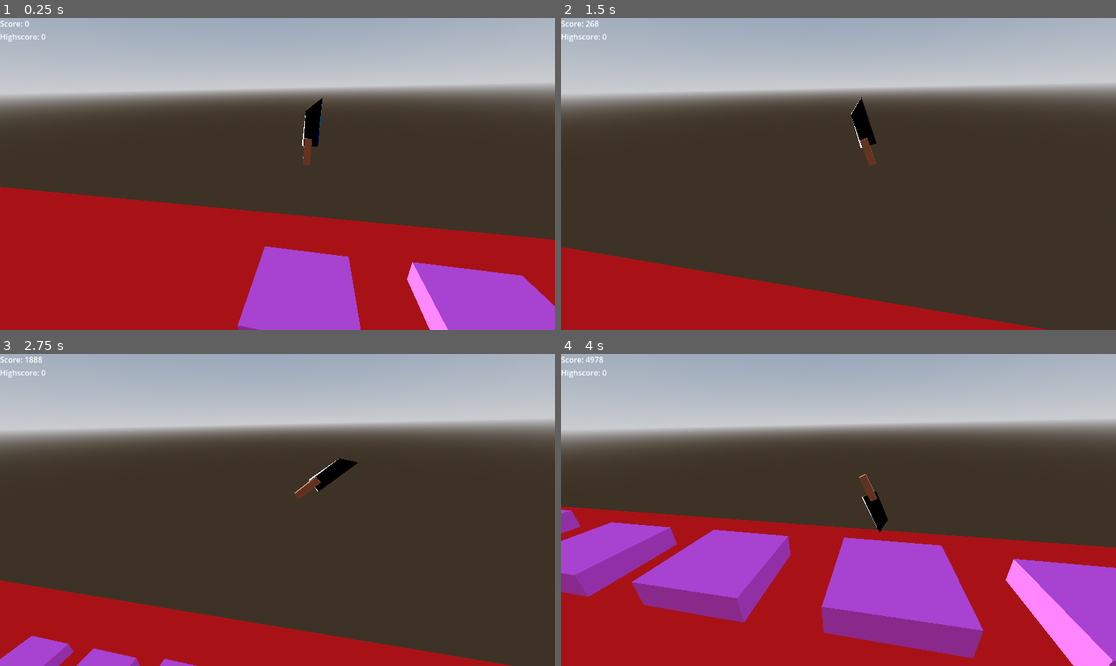
Above: before the commit, frames 1-4 (two rows, left to right).
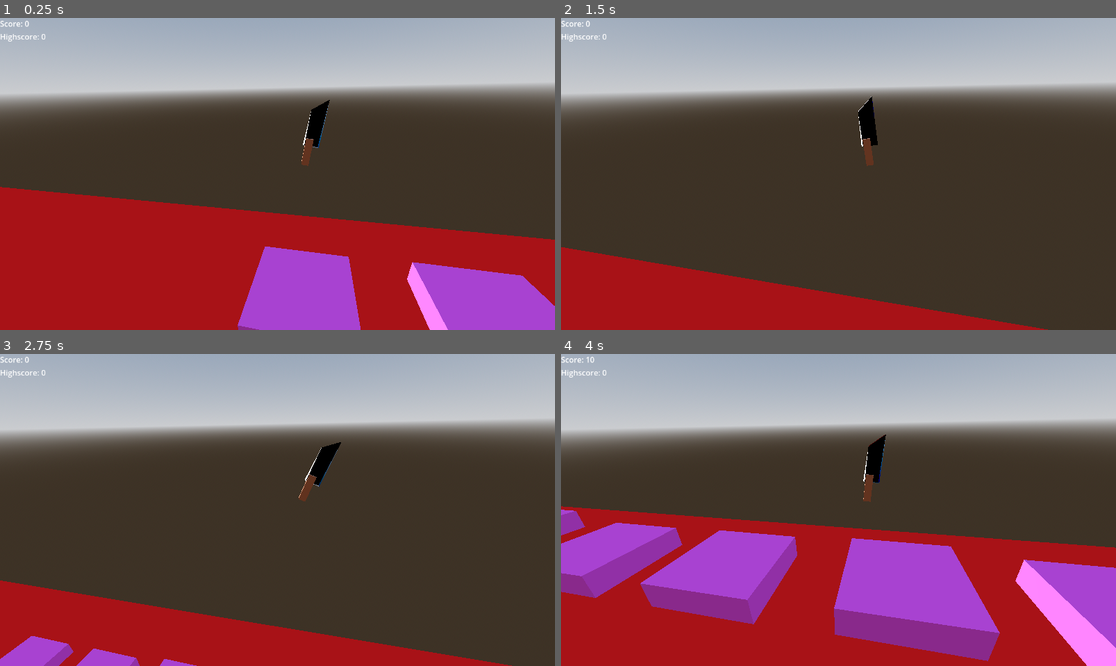
Above: after the commit, the same moments.

Repository: milserbua/slicer
Game: Godot game, scene res://main.tscn
Same seed, same stepped clock (60 frames per second), same inputs: the game is played once before the commit and once after it.
Inputs:
- Up to frame 1 (0.25 s): no input
- Up to frame 2 (1.5 s): tap Enter (ui_accept) at 0.5, 0.6, 0.77, 1.07, 1.35 s
- Up to frame 3 (2.75 s): tap Enter (ui_accept) at 1.52, 1.82, 2.1 s
- Up to frame 4 (4 s): tap Enter (ui_accept) at 2.85, 3.02, 3.32, 3.6, 3.77 s

The runs differ from the first frame. In frame 1, 0.3% of the frame differs, in the area x 54-60%, y 25-48%; in frame 2, 0.4%; in frame 3, 0.7%; in frame 4, 5.5%, in the area x 0-100%, y 0-100%.

Commit message:
Improve player gameplay smoothness and physics mechanics

Diff:
--- a/meista/tester.gd
+++ b/meista/tester.gd
@@ -3,71 +3,79 @@
 @onready var visual = $Visual
 @onready var score_label = $"../CanvasLayer/con/ScoreLabel"
 @onready var highscore_label = $"../CanvasLayer/con/HighscoreLabel"
-@onready var spawner = $"../PlatformSpawner"
+@onready var spawner = $"../Platformspawner"
 
 const JUMP_VELOCITY = 20.0
 const GRAVITY = 20.0
+const JUMP_DAMPING = 0.15
+const MIN_SPIN_SPEED = 0.5
 
 var jumps_left = 4
-
 var score = 0
 var highscore = 0
-
 var spawn_position : Vector3
-
 var dead = false
-
 var spin_speed = 0.0
 var stuck = false
+var platforms_passed = 0
 
 
 func _ready():
-
 	spawn_position = global_position
-
 	score_label.text = "Score: 0"
 	highscore_label.text = "Highscore: 0"
 
 
 func _physics_process(delta):
+	# Gravity
+	velocity.y -= GRAVITY * delta
 
-	velocity.y -= GRAVITY * delta
+	# Ground check and reset
 	if is_on_floor():
 		jumps_left = 4
-		velocity.z = lerp(velocity.z, 0.0, 0.2)
+		velocity.z = lerp(velocity.z, 0.0, JUMP_DAMPING)
+
+	# Jump input with double jump mechanic
 	if Input.is_action_just_pressed("ui_accept") and jumps_left > 0:
 		velocity.y = JUMP_VELOCITY
 		velocity.z -= 4.0
 		spin_speed = 6.0
 		stuck = false
+		jumps_left -= 1
 
-		jumps_left -= 1
+	# Smooth spin decay
+	if is_on_floor() and stuck:
+		spin_speed = lerp(spin_speed, 0.0, 0.1)
+	else:
+		spin_speed = max(spin_speed - 0.5 * delta, MIN_SPIN_SPEED)
 
 	move_and_slide()
 
+	# Smooth visual rotation
 	visual.rotate_z(spin_speed * delta)
 
+	# Landing detection
 	if is_on_floor() and not stuck:
 		var angle = fmod(abs(rad_to_deg(visual.rotation.z)), 360.0)
 		var valid_landing = false
 
-		if angle > 60 and angle < 120:
+		# Valid landing zones (horizontal blade)
+		if (angle > 60 and angle < 120) or (angle > 240 and angle < 300):
 			valid_landing = true
 
-		if angle > 240 and angle < 300:
-			valid_landing = true
 		if valid_landing:
 			stuck = true
 			velocity = Vector3.ZERO
 			spin_speed = 0.0
+			platforms_passed += 1
+			score = platforms_passed * 10
 		else:
-			velocity.y = .0
+			velocity.y = 0.0
 			spin_speed *= 1.8
-	score -= int(global_position.z)
-	if score < 0:
-		score = 0
 
 	score_label.text = "Score: " + str(score)
+
+	# Collision detection
 	for i in range(get_slide_collision_count()):
 		var collision = get_slide_collision(i)
 		if collision.get_collider().is_in_group("deadly"):
@@ -75,7 +83,6 @@
 
 
 func die():
-
 	if dead:
 		return
 
@@ -87,14 +94,12 @@
 	highscore_label.text = "Highscore: " + str(highscore)
 
 	score = 0
+	platforms_passed = 0
 	score_label.text = "Score: 0"
 
 	global_position = spawn_position
-
 	velocity = Vector3.ZERO
-
-	jumps_left = 2
-
+	jumps_left = 4
 	spin_speed = 0.0
 	stuck = false
 
